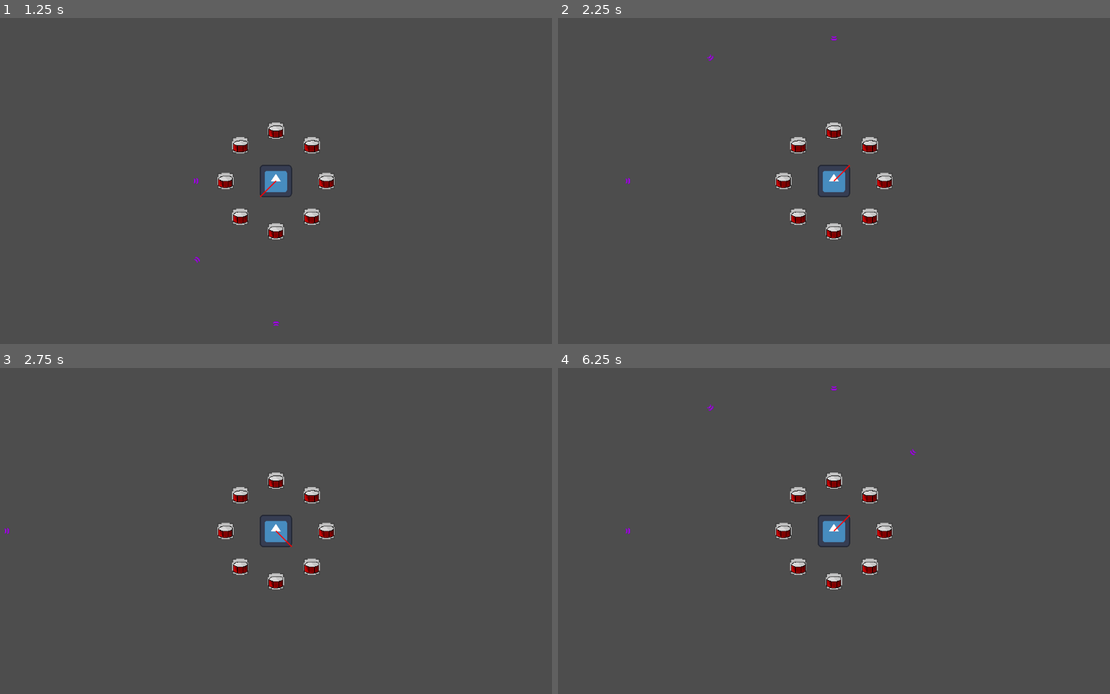
Above: before the commit, frames 1-4 (two rows, left to right).
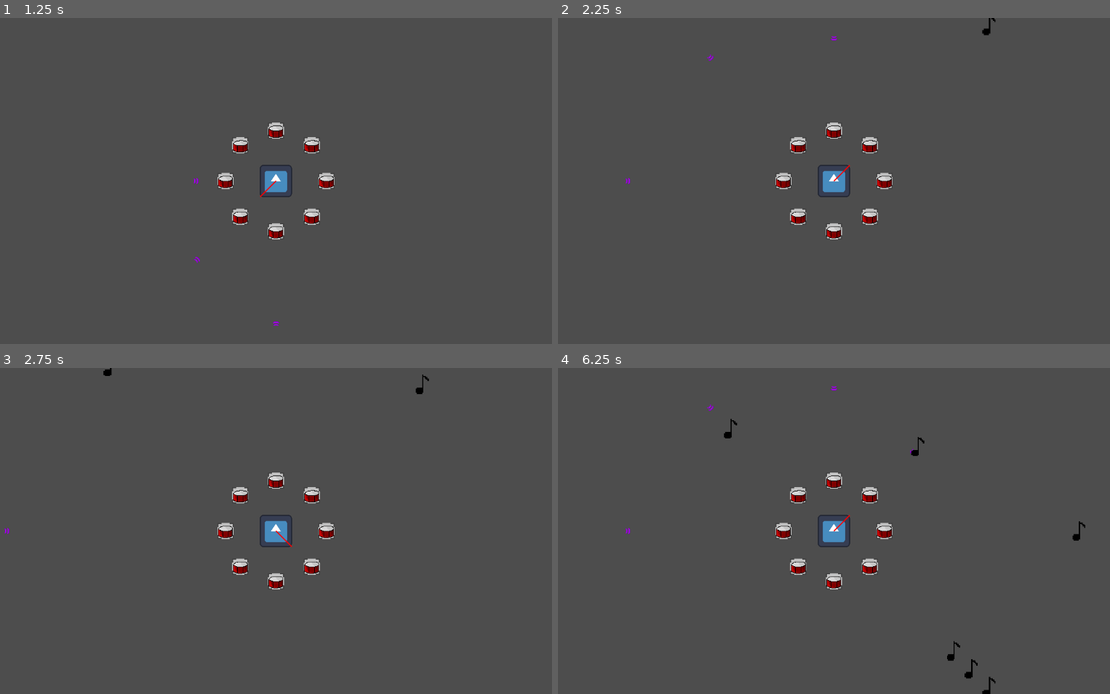
Above: after the commit, the same moments.

Repository: SeriousGuy888/MetronomeTowerDefenceGame
Game: Godot game, scene res://scenes/main.tscn
The game is run twice, just before and just after one commit, with the same random seed, the same clock (stepped at 60 frames per second) and the same inputs. The engine's default icon, where the game draws it, is replaced by a stand-in: a white triangle on a blue panel in a dark square.
Inputs:
- Up to frame 1 (1.25 s): no input
- Up to frame 2 (2.25 s): no input
- Up to frame 3 (2.75 s): no input
- Up to frame 4 (6.25 s): no input

Frame 1 is identical in both runs. In frame 2, less than 0.1% of the frame differs, in the area x 76-80%, y 0-6%; in frame 3, less than 0.1%; in frame 4, 0.3%, in the area x 30-96%, y 15-100%.

Commit message:
Refactor enemy spawning logic and adjust enemy size and scale

Diff:
--- a/scenes/enemy.tscn
+++ b/scenes/enemy.tscn
@@ -16,7 +16,7 @@
 "
 
 [sub_resource type="RectangleShape2D" id="RectangleShape2D_7p1mj"]
-size = Vector2(48, 74)
+size = Vector2(30, 42)
 
 [node name="enemy" type="Area2D"]
 collision_layer = 8
@@ -24,7 +24,7 @@
 script = SubResource("GDScript_7p1mj")
 
 [node name="Sprite2D" type="Sprite2D" parent="."]
-scale = Vector2(0.0626249, 0.0626249)
+scale = Vector2(0.0258621, 0.0258621)
 texture = ExtResource("1_7p1mj")
 hframes = 5
 
--- a/scenes/main.tscn
+++ b/scenes/main.tscn
@@ -22,8 +22,6 @@
 enemy_scene = ExtResource("4_jyhfs")
 timer = NodePath("MonsterSpawnClock")
 enemy_container = NodePath("../EnemyContainer")
-spawn_radius = 500.0
 
 [node name="MonsterSpawnClock" type="Timer" parent="MonsterSpawner"]
-wait_time = 5.0
 autostart = true
--- a/scenes/monster_spawner.gd
+++ b/scenes/monster_spawner.gd
@@ -3,29 +3,26 @@
 @export var enemy_scene: PackedScene
 @export var timer: Timer
 @export var enemy_container: Node
-@export var spawn_radius: float = 1000.0
+@export var spawn_radius: float = 500.0
+
+# Define the 7 lane angles in degrees.
+# 0 degrees is to the right. You can customize these angles.
+@export var lane_angles_degrees = [0, 45, 90, 135, 180, 225, 270, 315]
 
 func _ready():
-	# Ensure the timer is assigned before connecting to its signal
-	if timer:
-		timer.timeout.connect(_on_timer_timeout)
+	timer.timeout.connect(_on_timer_timeout)
 
 func _on_timer_timeout():
-	spawn_monster()
-
-func spawn_monster():
 	if enemy_scene and enemy_container:
-		var new_enemy = enemy_scene.instantiate()
-
-		# Generate a random angle. TAU is a constant for 2 * PI.
-		var spawn_angle = randf_range(0, TAU)
-
-		# Calculate a point on a circle around the global origin (0,0).
-		# Vector2.from_angle() is a convenient way to create a unit vector from an angle.
-		var spawn_position = Vector2.from_angle(spawn_angle) * spawn_radius
-
-		# Set the enemy's global position directly to the calculated point.
-		new_enemy.global_position = spawn_position
-
-		print("New monster spawned at ", new_enemy.global_position)
-		enemy_container.add_child(new_enemy)
+		# 1. Pick a random angle from your list of defined lanes.
+		var chosen_angle_deg = lane_angles_degrees.pick_random()
+		# 2. Convert the chosen angle from degrees to radians for calculations.
+		var chosen_angle_rad = deg_to_rad(chosen_angle_deg)
+		# 3. Calculate the spawn position using the angle and radius.
+		var spawn_position = Vector2.from_angle(chosen_angle_rad) * spawn_radius
+		# 4. Create an instance of the enemy scene.
+		var enemy_instance = enemy_scene.instantiate()
+		# 5. Set the enemy's global position to the calculated spawn point.
+		enemy_instance.global_position = spawn_position
+		# 6. Add the new enemy to the designated container node.
+		enemy_container.add_child(enemy_instance)
